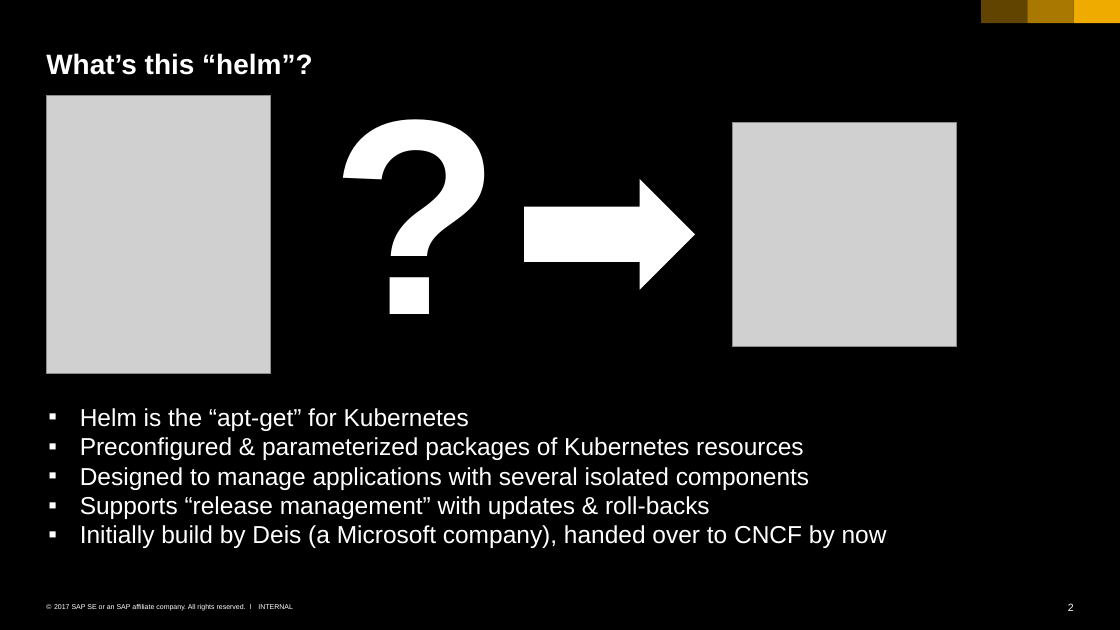
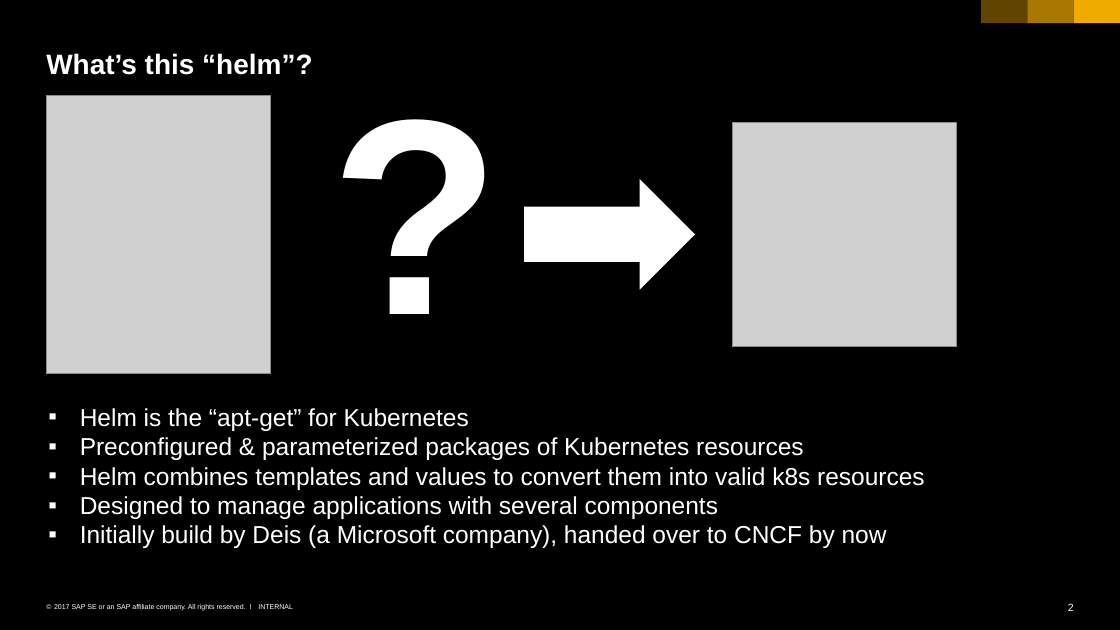
Before and after one commit to cuijiyao01/docker-k8s-training, a slide deck: slide 2 of kubernetes/12_helm.pptx. Drawn at 1120x630 pixels with LibreOffice and Linux fonts; fonts in the diff are those of the drawing; grey boxes stand for pictures. Boxes give left, top, right and bottom in pixels: in the first picture for what was removed or moved away, otherwise in the second. Text is boxed around its words. In the diff, an @@ line names an element or a change of style, - is before the commit and + after.

```diff
--- a/kubernetes/12_helm.pptx
+++ b/kubernetes/12_helm.pptx
@@ text at (80, 467, 925, 519): text changed @@
-▪ Designed to manage applications with several isolated components
-▪ Supports “release management” with updates & roll-backs
+▪ Helm combines templates and values to convert them into valid k8s resources
+▪ Designed to manage applications with several components
```
Also in this commit, not shown: 1 other slide changed, 3 slides added.
